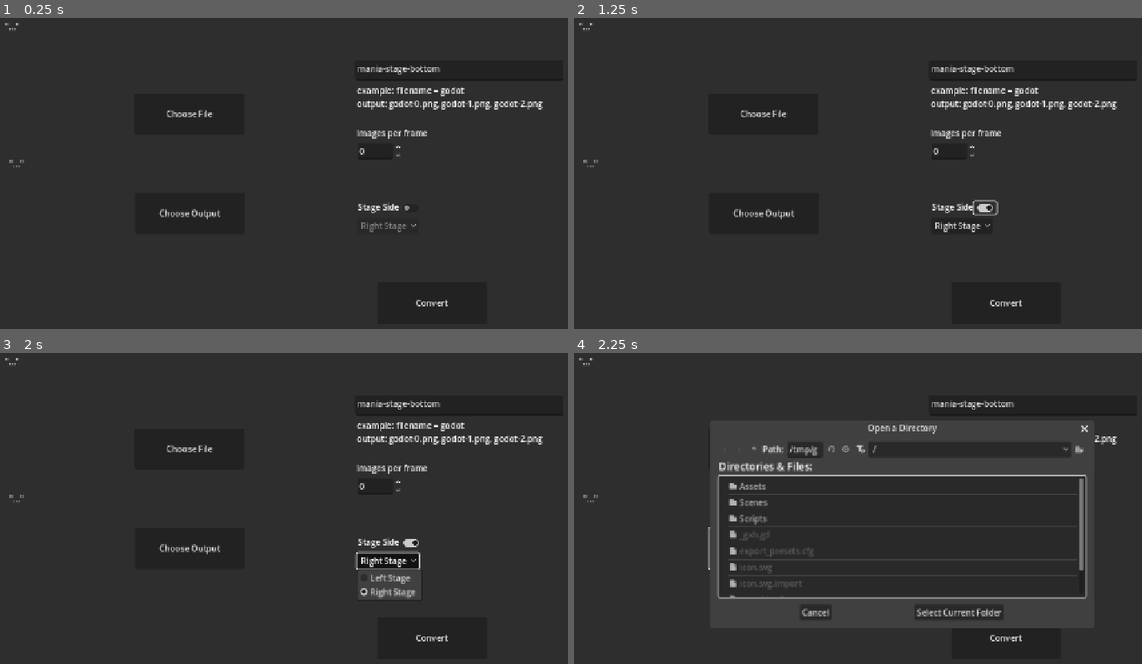
Above: before the commit, frames 1-4 (two rows, left to right).
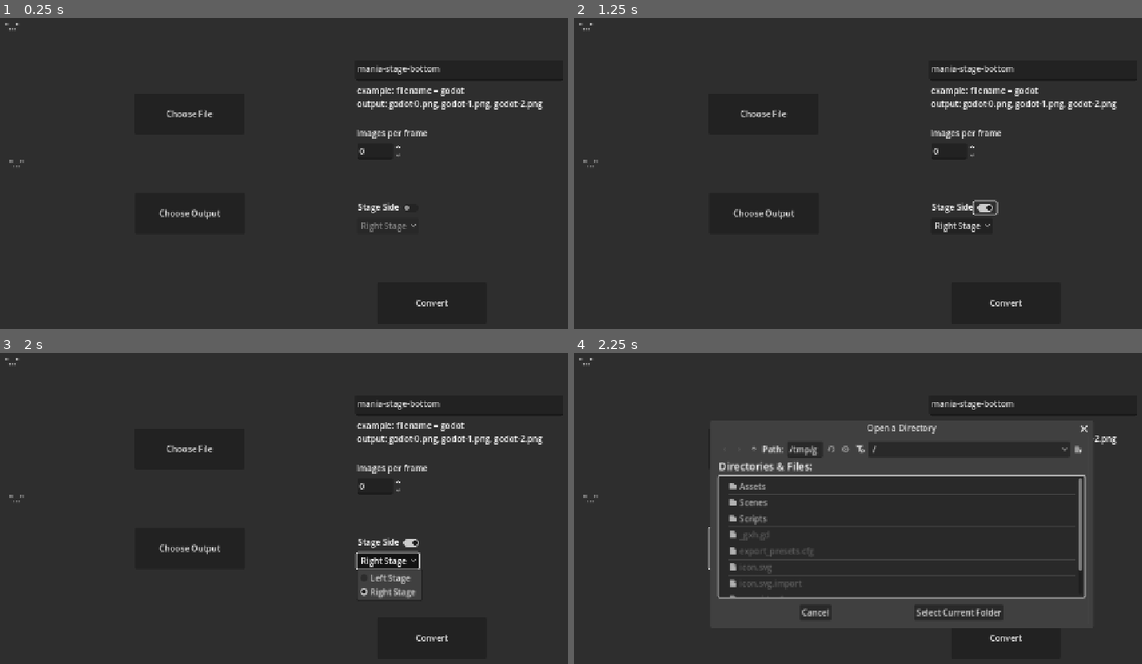
Above: after the commit, the same moments.

Repository: Gh0ko/frame2osu
Game: Godot game, scene res://Scenes/MainUI.tscn
The game is run twice, just before and just after one commit, with the same random seed, the same clock (stepped at 60 frames per second) and the same inputs.
Inputs (mouse positions are in pixels of both pictures, inside the frame that each line leads up to):
- Up to frame 1 (0.25 s): no input
- Up to frame 2 (1.25 s): click (982, 207) at 0.5 s
- Up to frame 3 (2 s): click "Right Stage" at 1.25 s
- Up to frame 4 (2.25 s): click "Choose Output" at 2 s

Frames 1-3 are identical in both runs. In frame 4, 0.6% of the frame differs, in the area x 50-92%, y 23-85%.

Commit message:
Fixed some directory issues

Diff:
--- a/Scripts/Crop.gd
+++ b/Scripts/Crop.gd
@@ -56,12 +56,12 @@
 
 func get_ffmpeg_path() -> String:
 	var os_name = OS.get_name()
-
+	var executable = OS.get_executable_path()
 	match os_name:
 		"Windows":
-			return ProjectSettings.globalize_path("res://bin/ffmpeg.exe")
+			return ProjectSettings.globalize_path(executable.get_base_dir()+"/ffmpeg.exe")
 		"Linux", "macOS":
-			return ProjectSettings.globalize_path("res://bin/ffmpeg")  # Si querés agregar builds para esos SO también
+			return ProjectSettings.globalize_path(executable.get_base_dir()+"/ffmpeg")
 		_:
 			push_error("Sistema operativo no soportado")
 			return ""
Not shown, changed: export_presets.cfg
